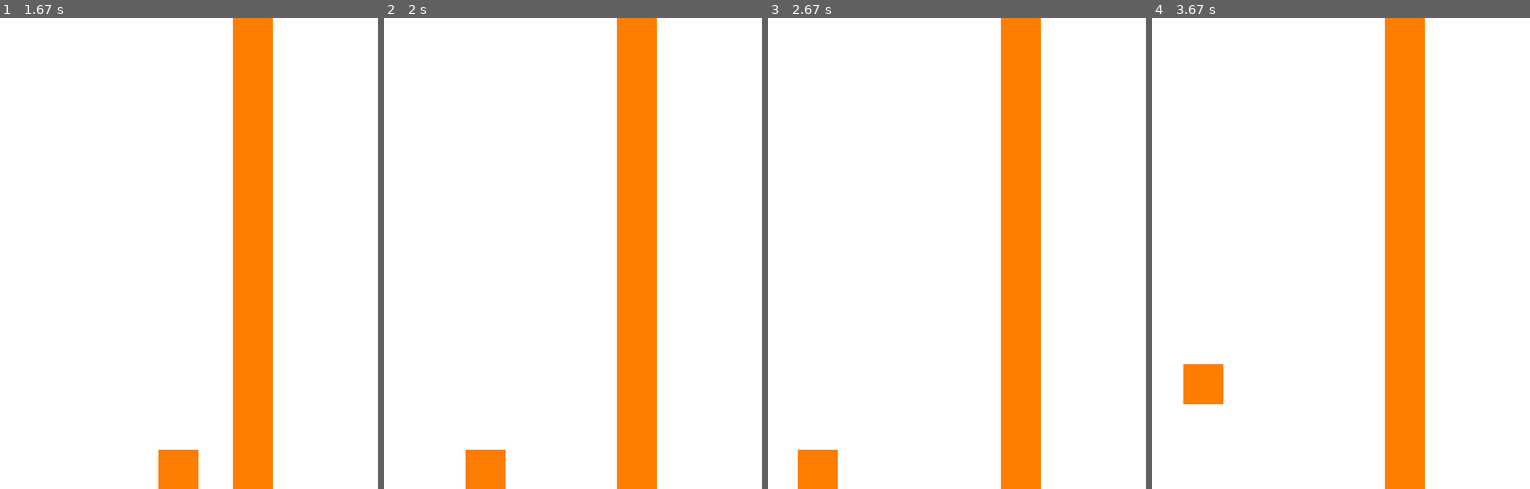
Above: before the commit, frames 1-4 (left to right).
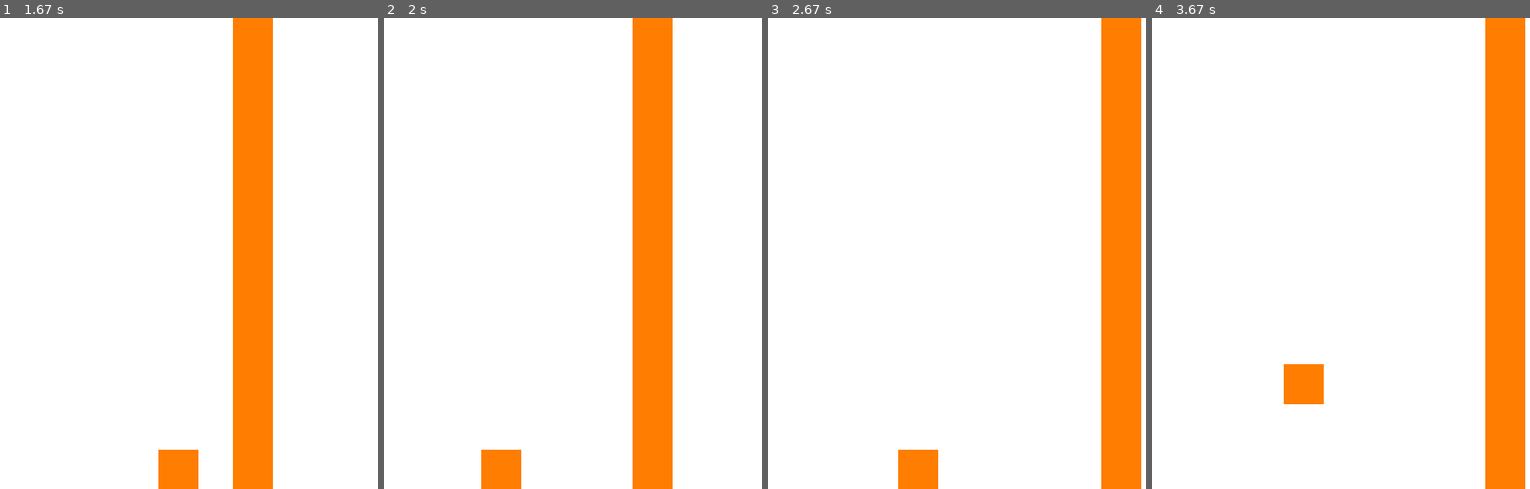
Above: after the commit, the same moments.

Repository: NeoZett-School/Python-Rectangle
Game: pygame game, started from test.py
Same seed, same stepped clock (60 frames per second), same inputs: the game is played once before the commit and once after it.
Inputs:
- Up to frame 1 (1.67 s): hold D 0.33-0.8 s; hold D 0.83-1.3 s; hold A from 1.33 s (still down)
- Up to frame 2 (2 s): release A at 1.87 s; hold A from 1.9 s (still down)
- Up to frame 3 (2.67 s): release A at 2.3 s; hold D from 2.33 s (still down)
- Up to frame 4 (3.67 s): release D at 2.97 s; hold A 3-3.47 s; hold D from 3.5 s (still down); tap Space at 3.57 s

Frame 1 is identical in both runs. In frame 2, 9.0% of the frame differs, in the area x 21-77%, y 0-100%; in frame 3, 23%; in frame 4, 23%, in the area x 8-99%, y 0-100%.

Commit message:
I made a new position attribute to the camera that allows to directly modify the coordinate and read the coordinate to gather position and move around. The origin can be adjusted.

Diff:
--- a/Rectangle/_internal/pygame_camera.py
+++ b/Rectangle/_internal/pygame_camera.py
@@ -1,10 +1,17 @@
 from typing import Union, Optional, overload
 from .pygame_phys import Grid
-from .core import Numeric, CoordinateLike
+from .core import Numeric, CoordinateLike, Coordinate
 
 class Camera:
     def __init__(self, grid: Grid) -> None:
+        self._position = Coordinate(0, 0)
         self.grid = grid
+    @property
+    def position(self) -> Coordinate:
+        return self._position
+    @position.setter
+    def position(self, value: Coordinate) -> None:
+        self.move(self.position - value)
     @overload
     def move(self, dx: Numeric, dy: Numeric) -> None: ...
     @overload
@@ -14,3 +21,4 @@
             dx, dy = dx
         for obj in self.grid:
             obj.rect.position += (dx, dy)
+        self._position += (dx, dy)
--- a/test.py
+++ b/test.py
@@ -5,6 +5,7 @@
 import Rectangle.pygame_phys as rctngle_phys
 import Rectangle.pygame_phys_premade as rctngle_premade
 import Rectangle.keybinds as rctngle_kbnds
+import Rectangle.pygame_camera as rctngle_camera
 import Rectangle as rctngle
 import pygame
 import sys
@@ -20,6 +21,7 @@
 ORANGE = Color(255, 125, 0)
 
 grid = rctngle_phys.Grid(100, WIDTH, HEIGHT)
+camera = rctngle_camera.Camera(grid)
 
 player = rctngle_premade.Box(
     surface = screen,
@@ -48,6 +50,9 @@
 
     grid.update(player, pressed_keys, delta_time)
 
+    if (player.rect.right >= WIDTH - 200 and player.velocity.x > 0) or (player.rect.left < 200 and player.velocity.x < 0):
+        camera.move(-player.velocity.x * delta_time, 0)
+
     grid.render_all()
     pygame.display.flip()
 
